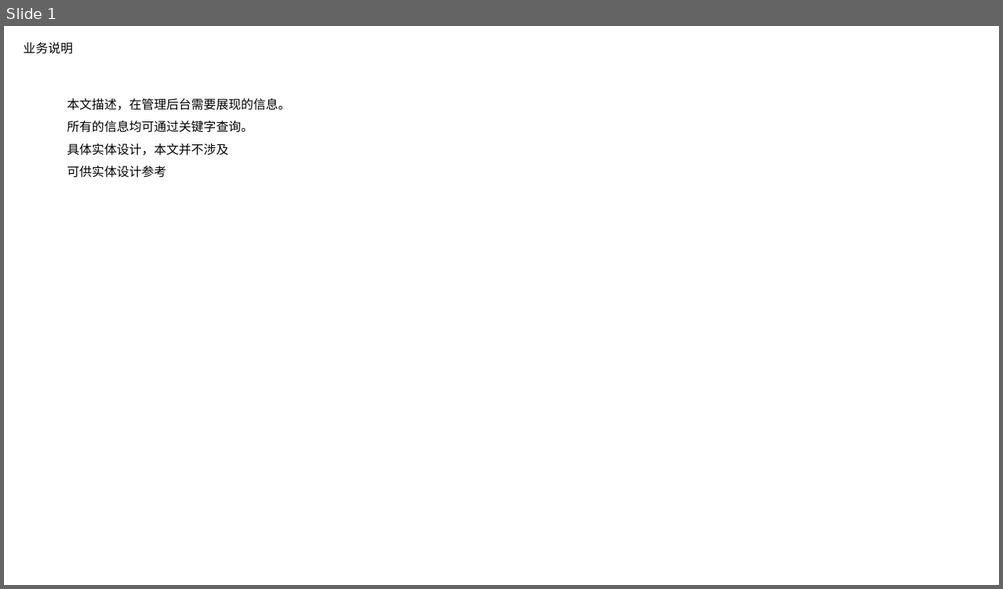
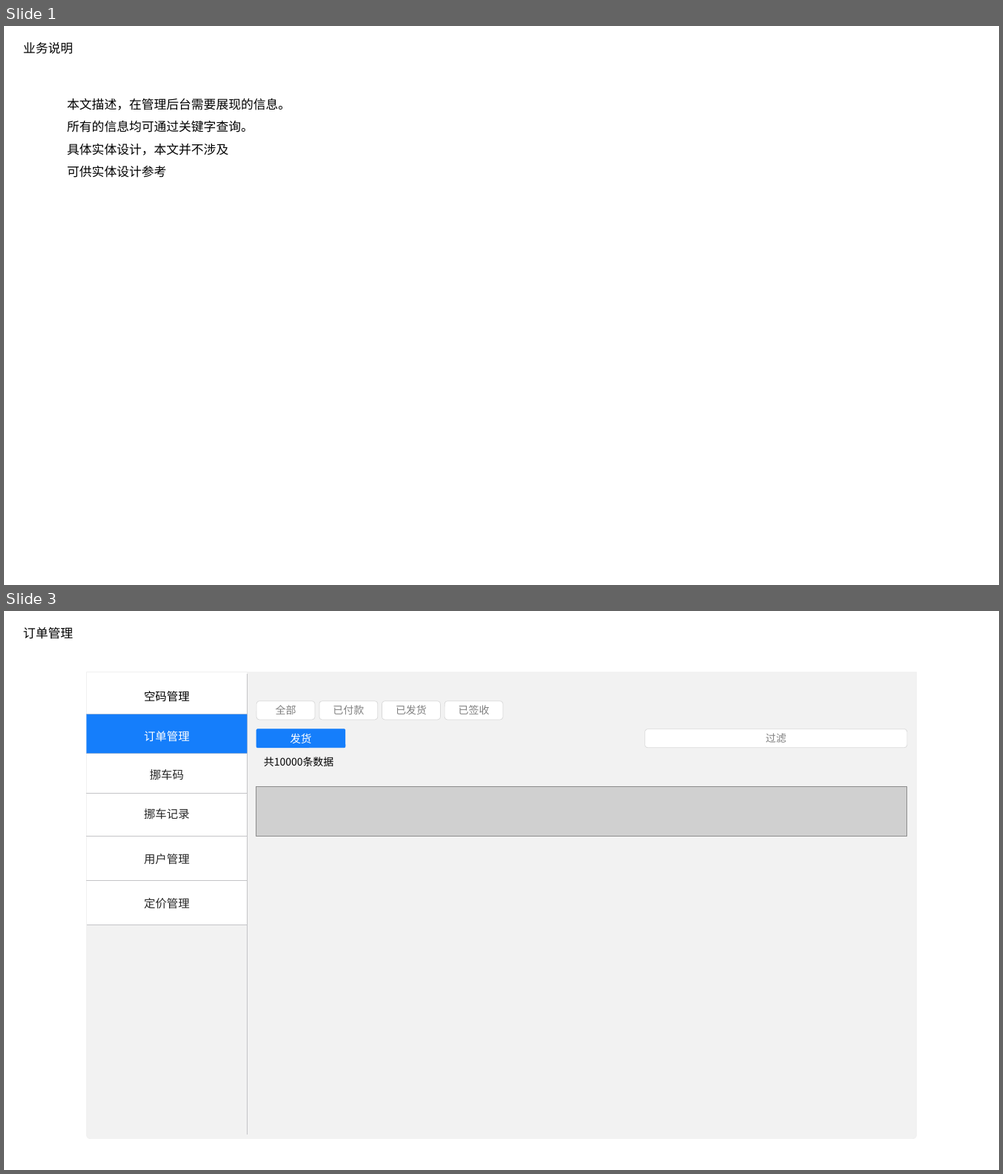
Before and after one commit to nixiaobing/kindpetro, a slide deck: product/扫码挪车/挪车产品设计-admin-陆陆畅版本.pptx. Shown one above the other, each under a label of ours: slide 1 before the commit, slides 1 and 3 after it; the slides between them are not shown. The pictures are 1003x589 and 1003x1174 pixels, drawn with LibreOffice and Linux fonts; fonts in the diff are those of the drawing; grey boxes stand for pictures. Boxes give left, top, right and bottom in pixels: in the first picture for what was removed or moved away, otherwise in the second. Text is boxed around its words. In the diff, an @@ line names an element or a change of style, - is before the commit and + after.

```diff
--- a/product/扫码挪车/挪车产品设计-admin-陆陆畅版本.pptx
+++ b/product/扫码挪车/挪车产品设计-admin-陆陆畅版本.pptx
@@ slide 3 added at [4, 611, 999, 1170], background #FFFFFF @@
@@ title added at [23, 627, 73, 639], 12 pt, text #000000 @@
+订单管理
@@ round same rect added at [87, 672, 916, 1139], fill #F2F2F2, outline #F0F0F0 0.5 pt @@
@@ round same rect added at [87, 672, 247, 925], fill #FFFFFF, outline #F0F0F0 0.5 pt @@
@@ line added from (247, 1136) to (247, 675), #C4C4C7 0.25 pt @@
@@ text added at [144, 691, 190, 702], 11 pt, text #000000 @@
+空码管理
@@ line added from (87, 714) to (247, 714), #C4C4C7 0.25 pt @@
@@ rounded rectangle added at [87, 714, 247, 753], fill #157EFB @@
@@ rounded rectangle added at [256, 701, 314, 720], fill #FFFFFF, outline #D9D9D9 0.5 pt, 10 pt, text #808080 @@
+全部
@@ rounded rectangle added at [319, 701, 378, 720], fill #FFFFFF, outline #D9D9D9 0.5 pt, 10 pt, text #808080 @@
+已付款
@@ rounded rectangle added at [382, 701, 441, 720], fill #FFFFFF, outline #D9D9D9 0.5 pt, 10 pt, text #808080 @@
+已发货
@@ rounded rectangle added at [444, 701, 503, 720], fill #FFFFFF, outline #D9D9D9 0.5 pt, 10 pt, text #808080 @@
+已签收
@@ text added at [144, 731, 190, 742], 11 pt, text #FFFFFF @@
+订单管理
@@ rounded rectangle added at [256, 729, 345, 748], fill #157EFB, outline #157EFB 0.5 pt, 10.5 pt, text #FFFFFF @@
+发货
@@ rounded rectangle added at [645, 729, 907, 748], fill #FFFFFF, outline #D9D9D9 0.5 pt, 10 pt, text #808080 @@
+过滤
@@ line added from (87, 754) to (247, 754), #C4C4C7 0.25 pt @@
@@ text added at [264, 757, 334, 766], 10 pt, text #000000 @@
+共10000条数据
@@ text added at [150, 769, 184, 780], 11 pt, text #262626 @@
+挪车码
@@ picture added at [256, 786, 907, 836] @@
@@ line added from (87, 794) to (247, 794), #C4C4C7 0.25 pt @@
@@ text added at [144, 809, 190, 820], 11 pt, text #262626 @@
+挪车记录
@@ line added from (87, 836) to (247, 836), #C4C4C7 0.25 pt @@
@@ text added at [144, 854, 190, 865], 11 pt, text #262626 @@
+用户管理
@@ line added from (87, 881) to (247, 881), #C4C4C7 0.25 pt @@
@@ text added at [144, 898, 190, 909], 11 pt, text #262626 @@
+定价管理
@@ line added from (87, 925) to (247, 925), #C4C4C7 0.25 pt @@
```
Also in this commit, not shown: 6 other slides added, 5 slides removed, 3 other files.
